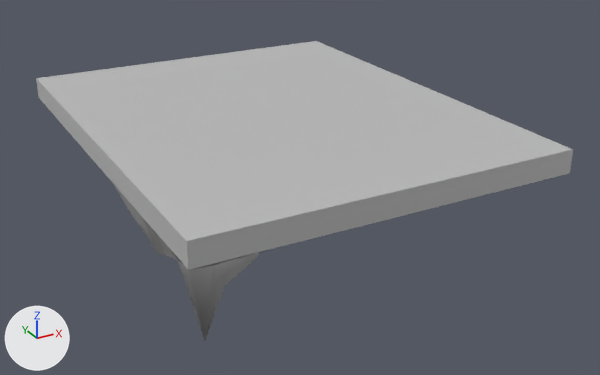
The FBX model Assets/MotherDuckLEVELS/Team006DemocraticRepublicOfQuack/Meshes/Hammer/Ground 002.fbx as it was, and as the next commit left it.
The view is the same before and after, from a 50 mm lens placed at (-15.8, -21.3, 16.1), pointed at (1.3, 9.7, 0.6). The axes (+X, +Y, +Z) are drawn at lower left. The lights are the same throughout. Where no turn or scale is listed for an object, it has been applied to the vertices.

In view in the first picture: 'Ground_002'.
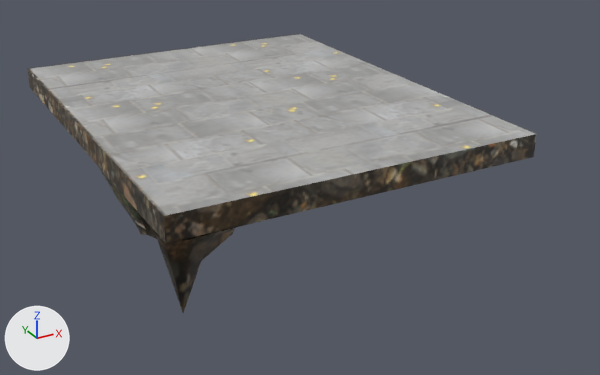
Boxes [x1, y1, x2, y2] around the edits, measured in the pictures (600 x 375 px):
```json
{"object": "Ground_002", "change": "surface changed, moved", "before": [36, 41, 573, 340], "after": [27, 34, 537, 313]}
```

Scene script edits in JSON lines:
```json
{"op": "add", "block": "img_ground_002_texture_final_tga", "code": ["img_ground_002_texture_final_tga = load_image('Ground 002 Texture Final.tga', '../../Textures/Hammer/Ground 002 Texture Final.tga', 512, 512, 'sRGB')"]}
{"op": "remove", "block": "mat_lambert1", "code": "mat_lambert1.base_color = (0.5, 0.5, 0.5)  # grey #bcbcbc"}
{"op": "add", "block": "mat_lambert1", "code": "mat_lambert1.texture = img_ground_002_texture_final_tga"}
{"block": "me_mesh", "where": "me_mesh.from_pydata(...)  # 365 vertices, 326 faces; spans x -8.0..8.0, y -10.0..10.0, z -2.7..2.7"}
{"block": "me_mesh", "where": "# used by ob_ground_002; location = (0.0, 10.0, 1.81)"}
{"block": "me_mesh", "change": "me_mesh part 1: texture (UV) coordinates of 326 of 326 faces, centred in x -8.0..8.0, y -10.0..10.0, z -2.2..2.7, changed; they spanned u 0.0..1.0, v 0.0..1.0 and now span u 0.0..1.0, v 0.0..0.99"}
{"op": "set", "path": "ob_ground_002.location", "old": "(0.0, 10.0, 1.81)", "new": "(0.0, 12.0, 1.81)"}
```
